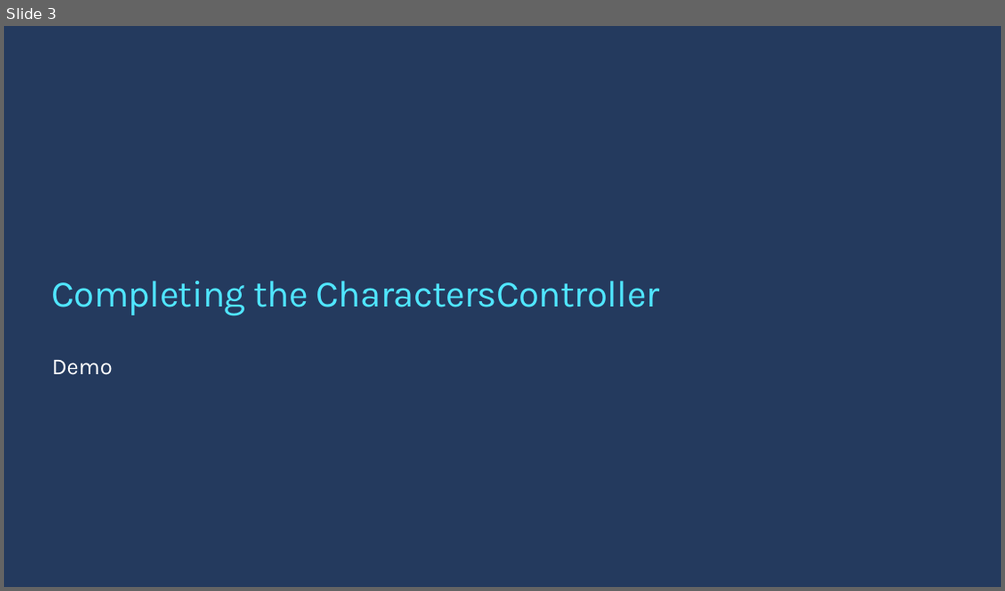
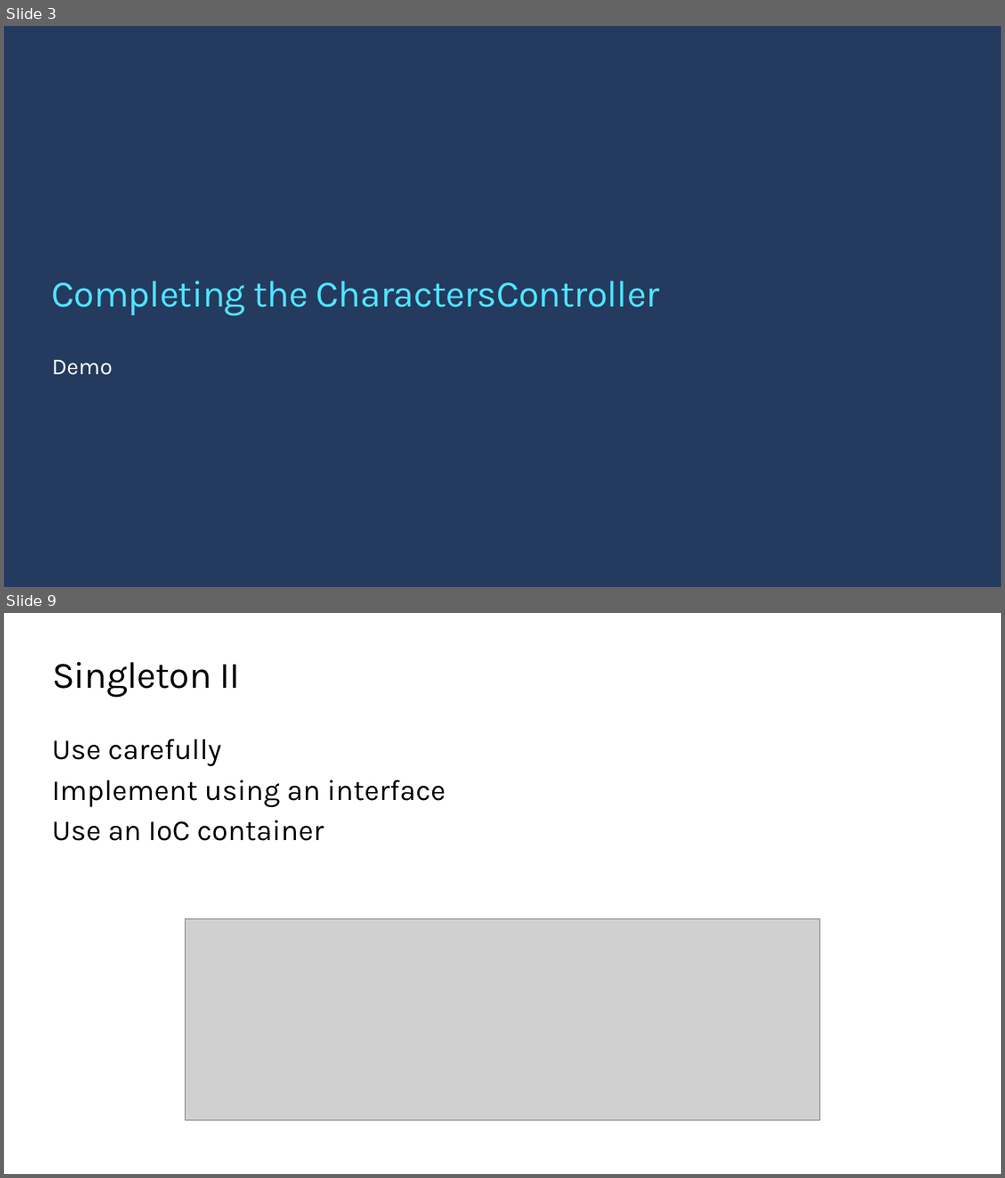
Before and after one commit to ondfisk/BDSA2021, a slide deck: Slides/Lecture08 - ASP.NET Core Web API part deux.pptx. Shown one above the other, each under a label of ours: slide 3 before the commit, slides 3 and 9 after it; the slides between them are not shown. The pictures are 1005x591 and 1005x1178 pixels, drawn with LibreOffice and Linux fonts; fonts in the diff are those of the drawing; grey boxes stand for pictures; background and template pictures are left out. Boxes give left, top, right and bottom in pixels: in the first picture for what was removed or moved away, otherwise in the second. Text is boxed around its words. In the diff, an @@ line names an element or a change of style, - is before the commit and + after.

```diff
--- a/Slides/Lecture08 - ASP.NET Core Web API part deux.pptx
+++ b/Slides/Lecture08 - ASP.NET Core Web API part deux.pptx
@@ slide 9 added at (4, 613, 1001, 1174), background #FFFFFF @@
@@ title added at (52, 662, 240, 698), 36 pt, text #000000 @@
+Singleton II
@@ text added at (52, 738, 445, 841), 28 pt, text #000000 @@
+Use carefully
+Implement using an interface
+Use an IoC container
@@ picture added at (185, 919, 820, 1121) @@
```
Also in this commit, not shown: 1 slide changed, 8 other slides added, 20 other files.
